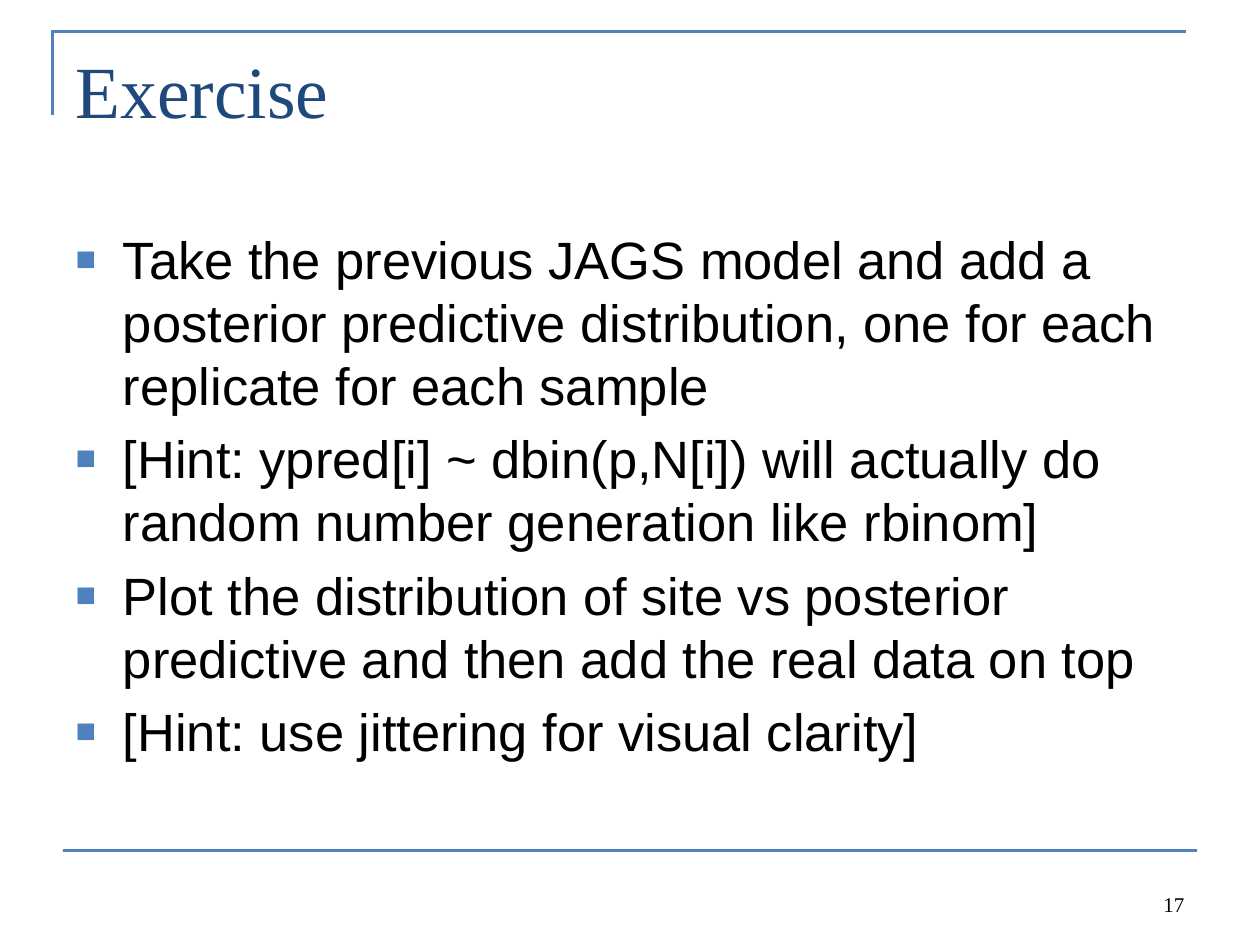
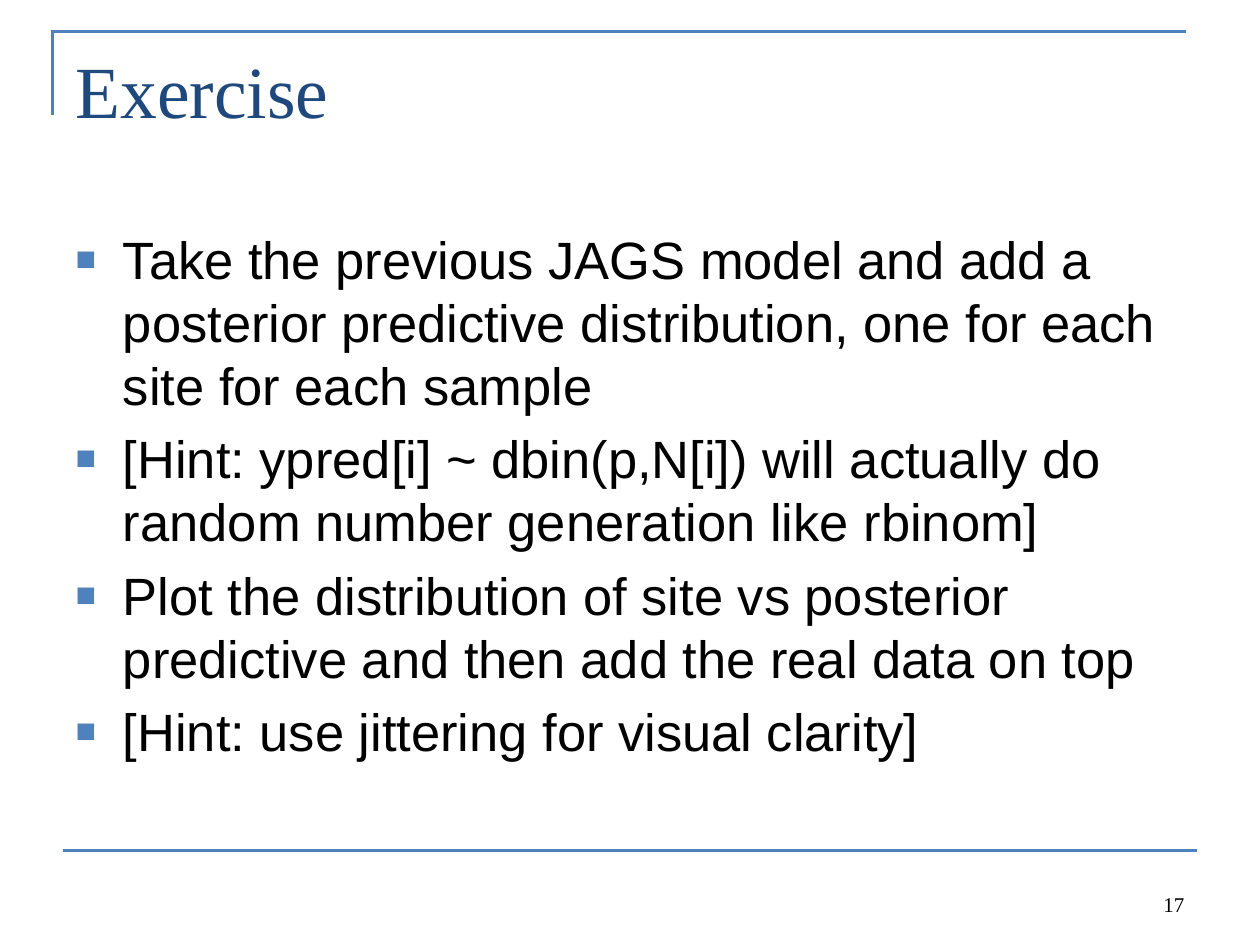
Before and after one commit to colemonnahan/bayes_workshop, a slide deck: slide 17 of dia3/lecture3_modeling.pptx. Drawn at 1260x945 pixels with LibreOffice and Linux fonts; fonts in the diff are those of the drawing. Boxes give left, top, right and bottom in pixels: in the first picture for what was removed or moved away, otherwise in the second. Text is boxed around its words. In the diff, an @@ line names an element or a change of style, - is before the commit and + after.

```diff
--- a/dia3/lecture3_modeling.pptx
+++ b/dia3/lecture3_modeling.pptx
@@ text at (123,241,1155,416): text changed @@
-■ Take the previous JAGS model and add a posterior predictive distribution, one for each replicate for each sample
+■ Take the previous JAGS model and add a posterior predictive distribution, one for each site for each sample
```
Also in this commit, not shown: 4 other slides changed, 7 other files.
